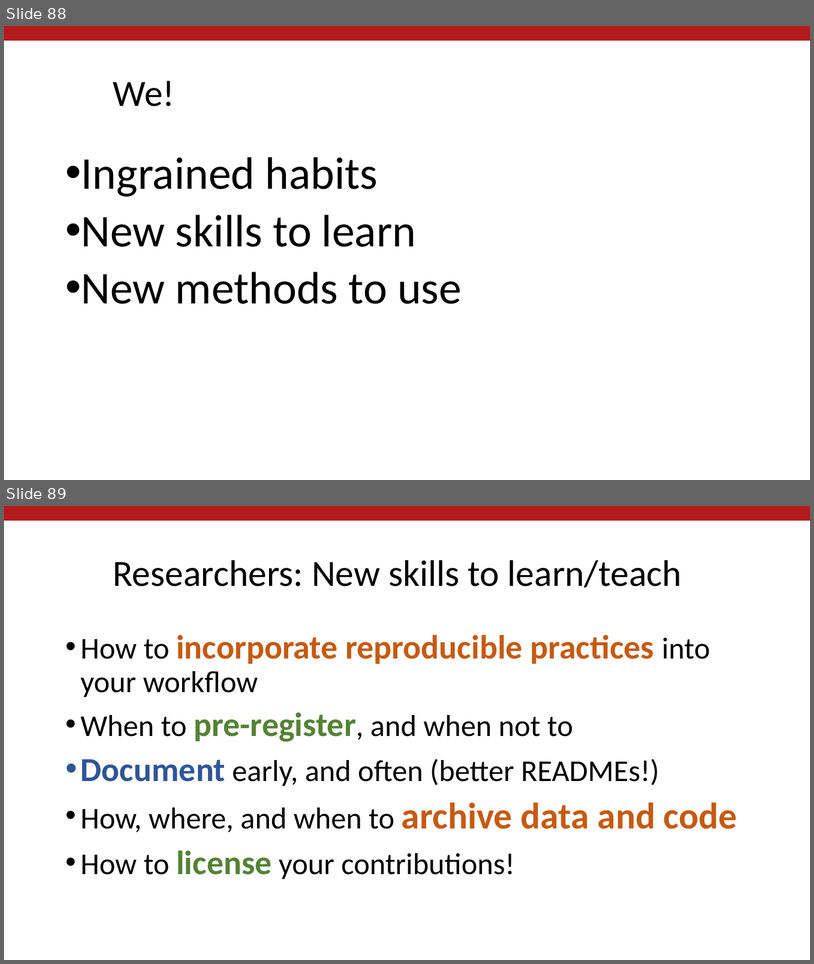
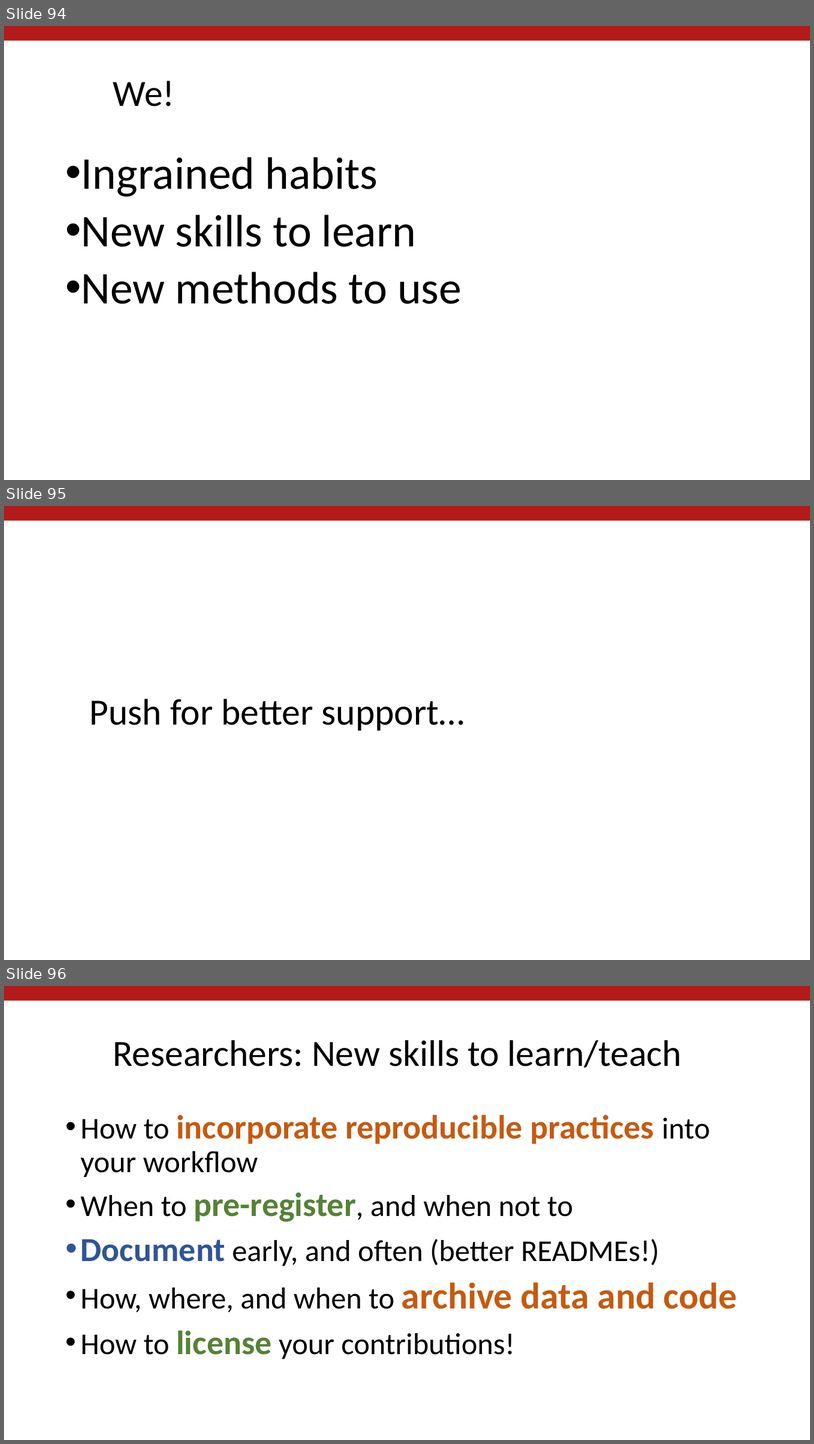
Before and after one commit to labordynamicsinstitute/replicability-presentation2019, a slide deck: Vilhuber-Presentation2019-Montreal-2019-04-05.pptx. Shown one above the other, each under a label of ours: slides 88 and 89 before the commit, slides 94, 95 and 96 after it. The pictures are 814x964 and 814x1444 pixels, drawn with LibreOffice and Linux fonts; fonts in the diff are those of the drawing; background and template pictures are left out. Boxes give left, top, right and bottom in pixels: in the first picture for what was removed or moved away, otherwise in the second. Text is boxed around its words. In the diff, an @@ line names an element or a change of style, - is before the commit and + after.

```diff
--- a/Vilhuber-Presentation2019-Montreal-2019-04-05.pptx
+++ b/Vilhuber-Presentation2019-Montreal-2019-04-05.pptx
@@ slide 95 added at (x1=4, y1=506, x2=810, y2=960), background #FFFFFF; not listed: 1 template element that a slide beside it also shows @@
@@ title added at (x1=90, y1=699, x2=465, y2=730), 44 pt, text #000000 @@
+Push for better support…
@@ what was slide 88 is now slide 94 @@
@@ what was slide 89 is now slide 96 @@
```
Also in this commit, not shown: 6 other slides added, 1 other file.
